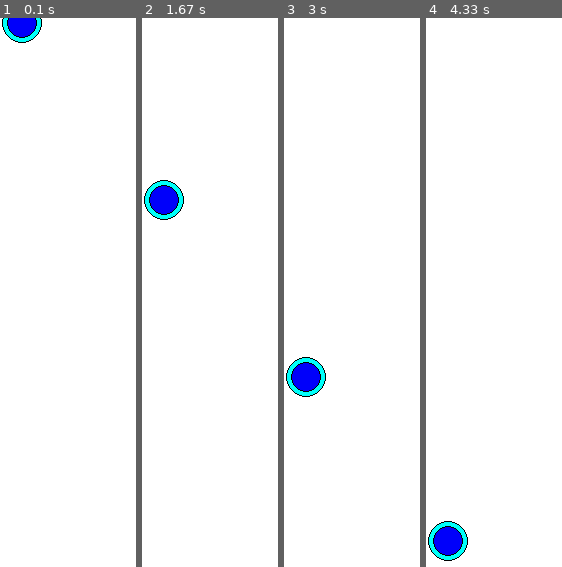
Above: before the commit, frames 1-4 (left to right).
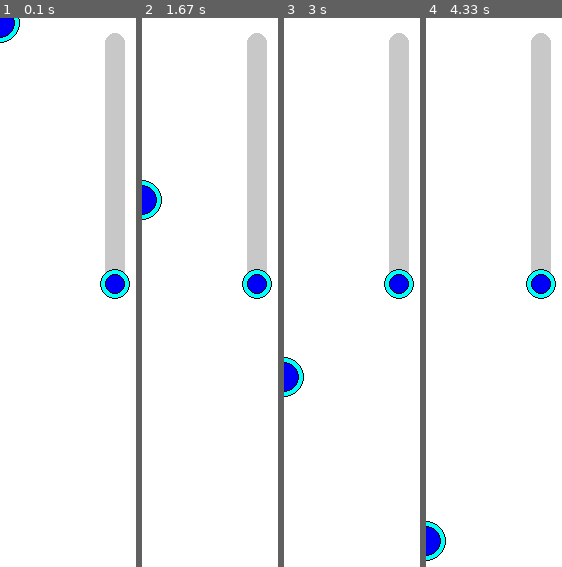
Above: after the commit, the same moments.

Repository: JohnAndPython/Pygame_ColorsPanel
Game: pygame game, started from main.py
Two runs of this game, one before a commit and one after it. Both use one fixed random seed, a clock stepped at 60 frames per second and the inputs below.
Inputs (mouse positions are in pixels of both pictures, inside the frame that each line leads up to):
- Up to frame 1 (0.1 s): no input
- Up to frame 2 (1.67 s): click (outside the picture) at 0.38 s; click (outside the picture) at 0.72 s; click (outside the picture) at 1.05 s; click (outside the picture) at 1.38 s
- Up to frame 3 (3 s): click (outside the picture) at 1.72 s; click (outside the picture) at 2.05 s; click (outside the picture) at 2.38 s; click (outside the picture) at 2.72 s
- Up to frame 4 (4.33 s): click (outside the picture) at 3.05 s; click (outside the picture) at 3.38 s; click (outside the picture) at 3.72 s; click (outside the picture) at 4.05 s

The runs differ from the first frame. In frame 1, 8.4% of the frame differs, in the area x 0-96%, y 0-52%; in frame 2, 9.0%, in the area x 0-96%, y 2-52%; in frame 3, 9.0%; in frame 4, 9.0%.

Commit message:
Update Slider Class and Dot Class

Diff:
--- a/main.py
+++ b/main.py
@@ -1,7 +1,7 @@
 import pygame
 import time, sys
 
-from panel import Dot
+from panel import Dot, slider
 
 pygame.init()
 
@@ -12,6 +12,7 @@
 clock = pygame.time.Clock()
 
 dot_red = Dot()
+slider_red = slider(100,10)
 
 #test
 
@@ -38,6 +39,7 @@
     screen.fill((255, 255, 255))
 
     dot_red.draw(screen)
+    slider_red.draw(screen)
 
 
     #update display
--- a/panel.py
+++ b/panel.py
@@ -1,16 +1,18 @@
 import pygame
 
 class Dot(pygame.sprite.Sprite):
-    def __init__(self, size: int=20, color_outer: tuple[int, int, int]=(0, 255, 250), color_inner: tuple[int, int, int]=(0, 0, 250)) -> None:
+    def __init__(self, posx: int=0, posy: int=0, size: int=20, color_outer: tuple[int, int, int]=(0, 255, 250), color_inner: tuple[int, int, int]=(0, 0, 250)) -> None:
         super().__init__()
 
+        self.posx = posx
+        self.posy = posy
         self.color_outer = color_outer
         self.color_inner = color_inner
         self.size = size
 
         self.image = pygame.surface.Surface((self.size * 2 + 5, self.size * 2 + 5), pygame.SRCALPHA)
         #self.image.fill((0, 0, 0, 0))
-        self.rect = self.image.get_rect()
+        self.rect = self.image.get_rect(centerx=posx, centery=posy)
 
 
     def update(self, posy: int, miny: int=0, maxy: int=250) -> None:
@@ -34,8 +36,21 @@
         self.posx = posx
         self.posy = posy
 
+        self.image = pygame.surface.Surface((30, 300), pygame.SRCALPHA)
+        self.rect = self.image.get_rect(left=self.posx, top=self.posy)
+
+        self.offset = 5
+        self.width = 20
+        self.height = 256
+        self.dot = Dot(self.width // 2 + self.offset, self.height, size=15)
+
     def update(self) -> None:
         pass
 
+
     def draw(self, root_surf: pygame.Surface) -> None:
-        pass
+
+        slider_rect = pygame.draw.rect(self.image, (200, 200, 200), (self.offset, self.offset, self.width, self.height), border_radius=10)
+        self.dot.draw(self.image)
+
+        root_surf.blit(self.image, self.rect)
